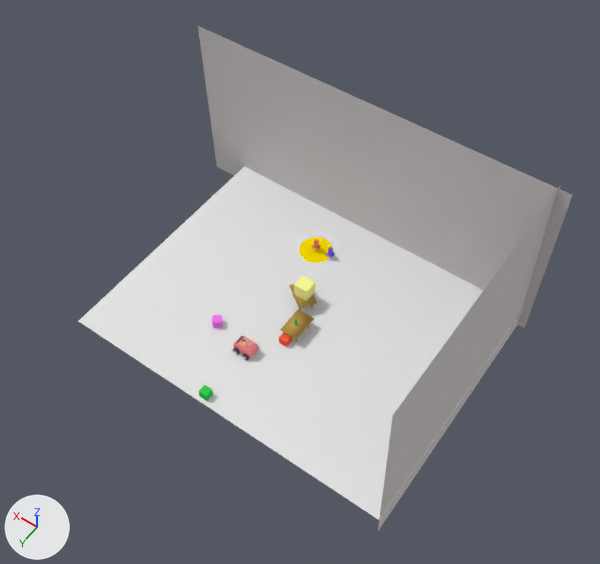
Two versions of the Blender file scenarii/indoors_1/indoor_scene-2.0.blend, one commit apart.
One viewpoint serves both versions: a 50 mm lens placed at (-16.7, 18.4, 37.5), pointed at (-1.2, -3.2, 3.6). The axes (+X, +Y, +Z) are drawn at lower left. The lights are the same throughout.

In view in the first picture: 'GreenBox', 'Ground', 'Plane', 'Plane.001', 'Start_Mark', 'WP_Area', 'WayPoint'.
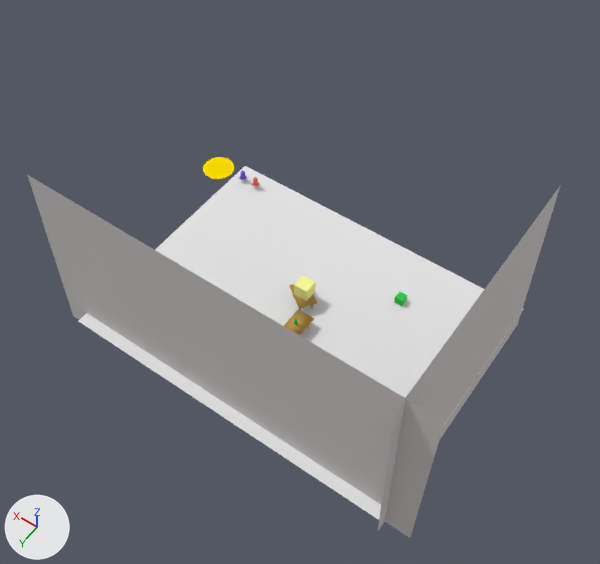
What differs and where, as boxes [x1, y1, x2, y2] in the pictures (600 x 564 px):
'Plane.001', moved, turned
    before: [198, 26, 572, 328]
    after: [28, 175, 445, 538]
'WP_Area', moved
    before: [299, 237, 333, 263]
    after: [203, 157, 234, 179]
'GreenBox', moved
    before: [199, 385, 213, 401]
    after: [394, 291, 407, 306]
'WayPoint', moved
    before: [312, 239, 321, 250]
    after: [251, 177, 260, 187]
'Start_Mark', moved
    before: [326, 247, 335, 258]
    after: [239, 170, 247, 181]

The change, as a diff of the scene's bpy script:
```diff
--- a/scenarii/indoors_1/indoor_scene-2.0.blend.py
+++ b/scenarii/indoors_1/indoor_scene-2.0.blend.py
@@ ob_plane_001 @@
 ob_plane_001 = bpy.data.objects.new('Plane.001', me_plane_002)
-ob_plane_001.location = (-0.05, -10.95, 4.12)
-ob_plane_001.rotation_euler = (0.0, 1.597, 1.571)  # degrees (0, 92, 90)
+ob_plane_001.location = (-1.05, 3.05, 4.12)
+ob_plane_001.rotation_euler = (0.0, 1.597, -1.571)  # degrees (0, 92, -90)
 ob_plane_001.scale = (5.55, 11.2, 1.0)
@@ ob_greenbox @@
 ob_greenbox = bpy.data.objects.new('GreenBox', me_cube)
-ob_greenbox.location = (0.0, 3.37, 0.25)
+ob_greenbox.location = (-5.0, -7.63, 0.25)
 ob_greenbox.scale = (0.25, 0.25, 0.25)
@@ ob_waypoint @@
 ob_waypoint = bpy.data.objects.new('WayPoint', me_cube_005)
-ob_waypoint.location = (1.0, -8.0, 0.0)
+ob_waypoint.location = (7.0, -10.0, 0.0)
 ob_waypoint.scale = (0.1, 0.1, 0.1)
@@ ob_wp_area @@
 ob_wp_area.matrix_parent_inverse = Matrix(((10.0, 0.0, 0.0, -10.0), (0.0, 10.0, 0.0, 80.0), (0.0, 0.0, 10.0, 0.0), (0.0, 0.0, 0.0, 1.0)))
-ob_wp_area.location = (1.0, -8.0, 0.00035)
+ob_wp_area.location = (10.0, -10.0, 0.00035)
@@ ob_start_mark @@
 ob_start_mark = bpy.data.objects.new('Start_Mark', me_cube_003)
-ob_start_mark.location = (0.0, -8.0, 0.0)
+ob_start_mark.location = (8.0, -10.0, 0.0)
 ob_start_mark.scale = (0.1, 0.1, 0.1)
```
